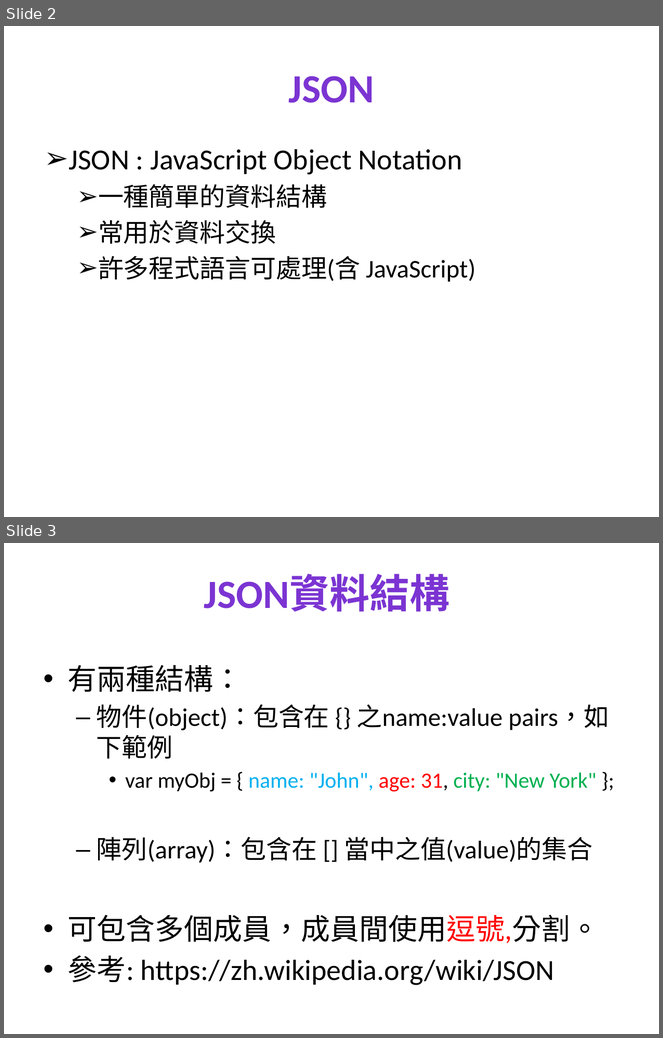
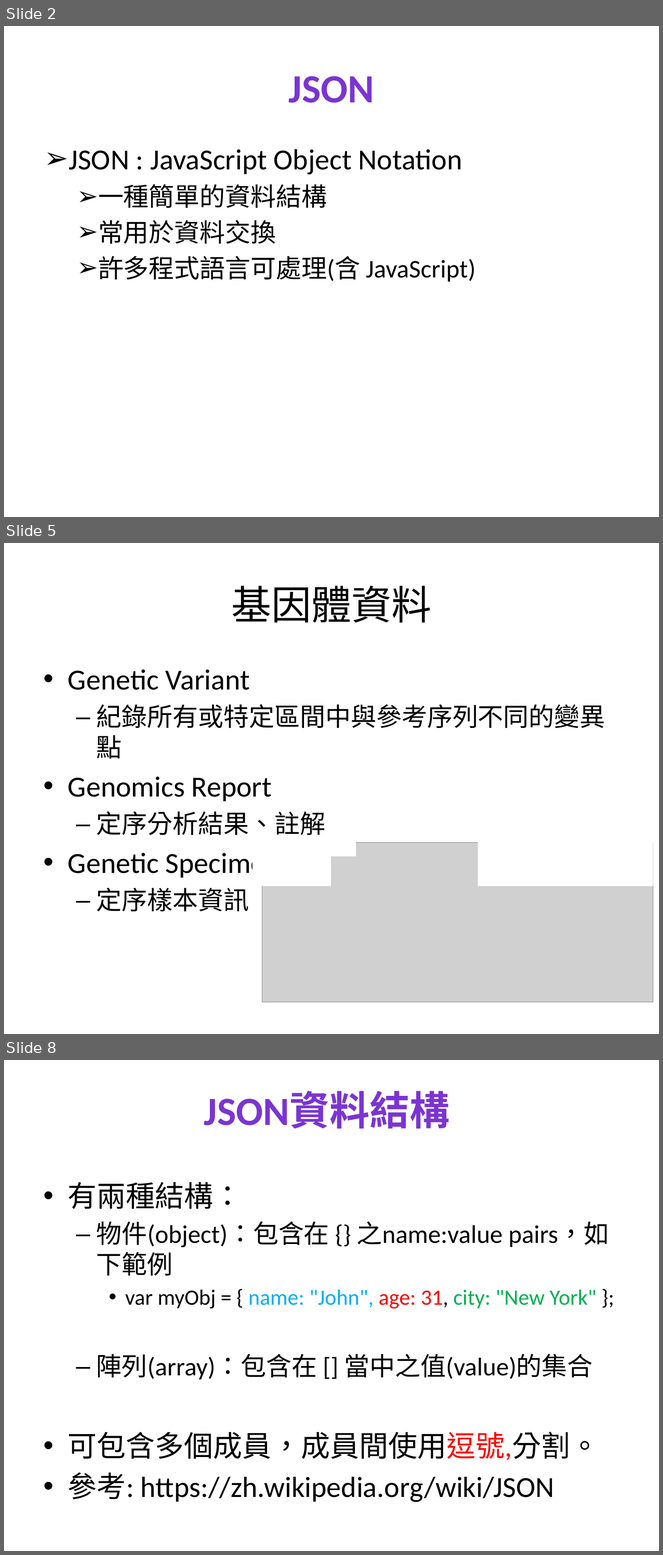
Before and after one commit to vol6781/FHIRclinicalReport, a slide deck: JSON/JSON.pptx. Shown one above the other, each under a label of ours: slides 2 and 3 before the commit, slides 2, 5 and 8 after it; the slides between them are not shown. The pictures are 663x1038 and 663x1555 pixels, drawn with LibreOffice and Linux fonts; fonts in the diff are those of the drawing; grey boxes stand for pictures. Boxes give left, top, right and bottom in pixels: in the first picture for what was removed or moved away, otherwise in the second. Text is boxed around its words. In the diff, an @@ line names an element or a change of style, - is before the commit and + after.

```diff
--- a/JSON/JSON.pptx
+++ b/JSON/JSON.pptx
@@ slide 5 added at box(4, 543, 659, 1034), background #FFFFFF @@
@@ title added at box(231, 586, 431, 623), 44 pt, text #000000 @@
+基因體資料
@@ text added at box(68, 669, 606, 912), 32 pt, text #000000 @@
+• Genetic Variant
+  – 紀錄所有或特定區間中與參考序列不同的變異點
+• Genomics Report
+  – 定序分析結果、註解
+• Genetic Specimen
+  – 定序樣本資訊
@@ group added at box(253, 836, 654, 1002): 3 rectangles, 1 picture @@
@@ what was slide 3 is now slide 8 @@
```
Also in this commit, not shown: 4 other slides added, 3 other files.
